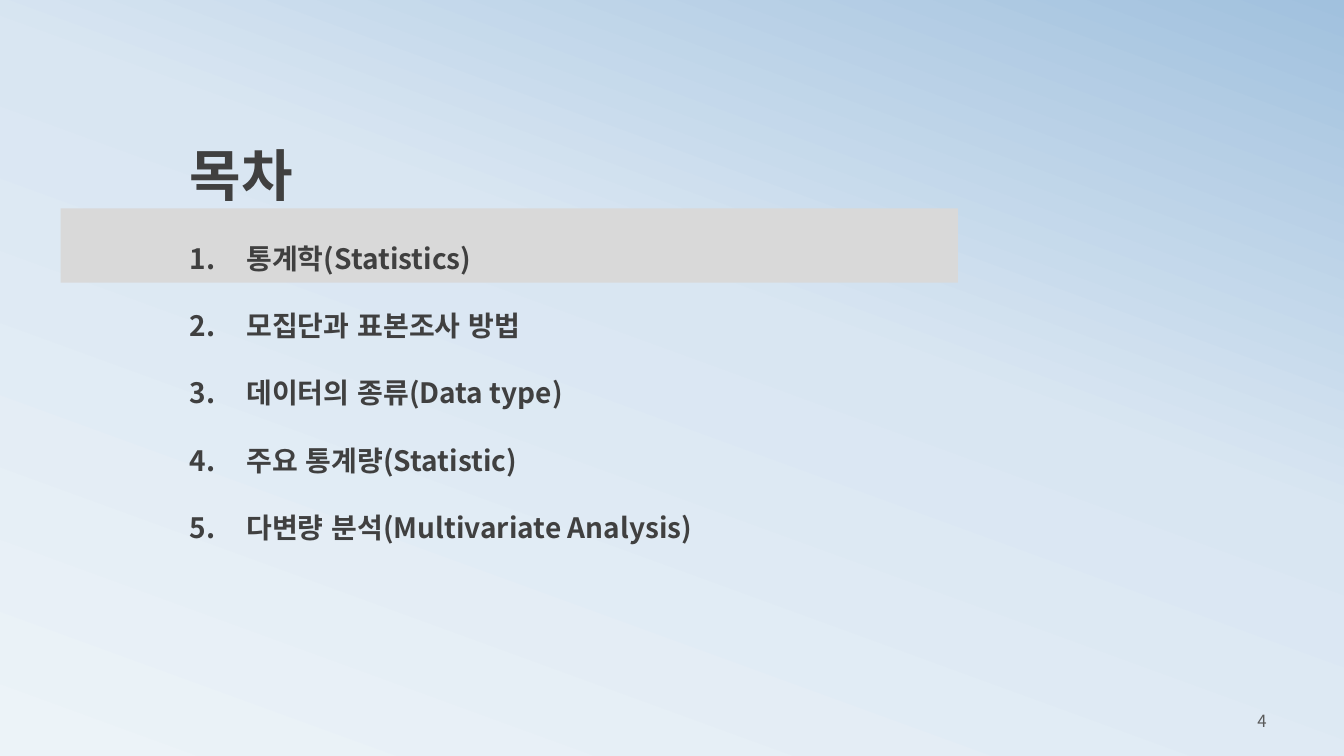
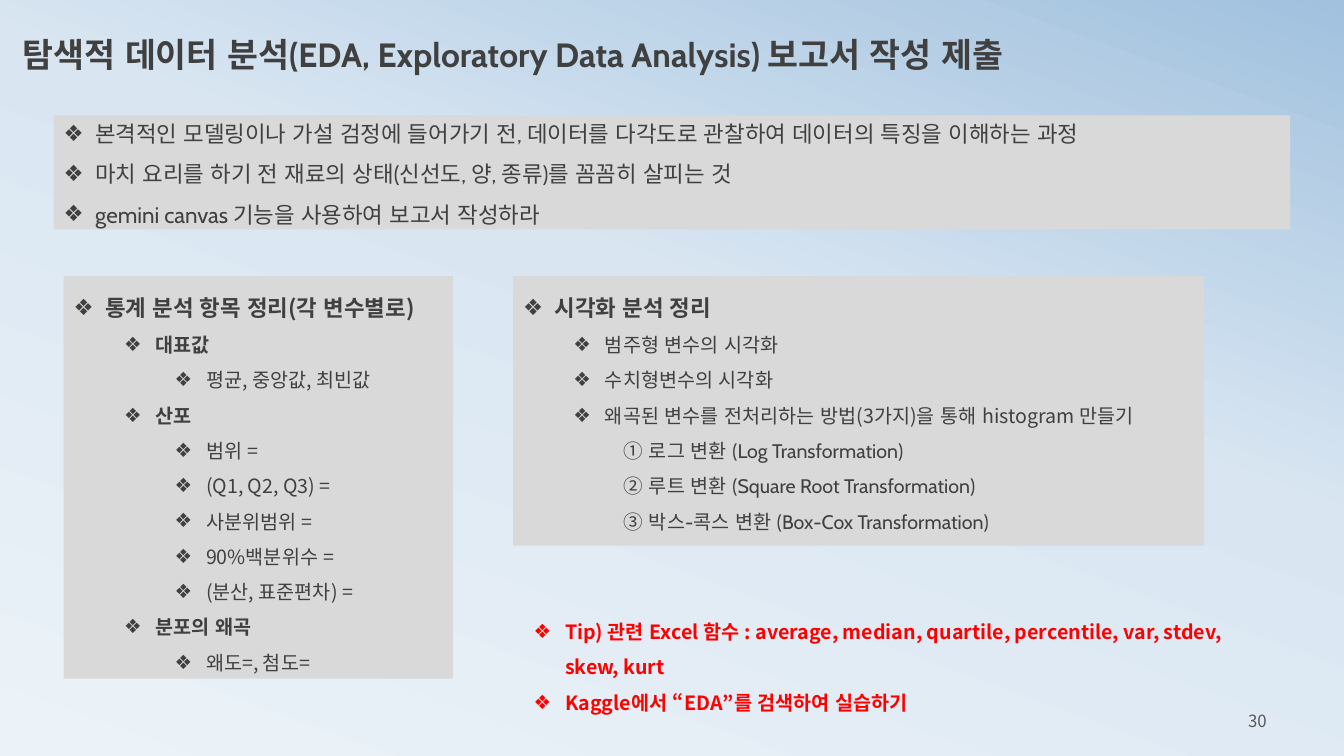
Before and after one commit to ancestor9/mathematics-for-machine-learning, a slide deck: slide 30 of 1_statistics for machine learning.pptx (slide 4 before the commit). Drawn at 1344x756 pixels with LibreOffice and Linux fonts; fonts in the diff are those of the drawing. Boxes give left, top, right and bottom in pixels: in the first picture for what was removed or moved away, otherwise in the second. Text is boxed around its words. In the diff, an @@ line names an element or a change of style, - is before the commit and + after.

```diff
--- a/1_statistics for machine learning.pptx
+++ b/1_statistics for machine learning.pptx
@@ text added at <box>23,39,1003,75</box>, 24 pt, text #404040, bold @@
+탐색적 데이터 분석(EDA, Exploratory Data Analysis) 보고서 작성 제출
@@ rectangle added at <box>53,115,1290,229</box>, fill #D9D9D9, 16 pt, text #404040 @@
+❖ 본격적인 모델링이나 가설 검정에 들어가기 전, 데이터를 다각도로 관찰하여 데이터의 특징을 이해하는 과정
+❖ 마치 요리를 하기 전 재료의 상태(신선도, 양, 종류)를 꼼꼼히 살피는 것
+❖ gemini canvas 기능을 사용하여 보고서 작성하라
@@ text removed at <box>190,149,692,545</box> @@
-목차
-1. 통계학(Statistics)
-2. 모집단과 표본조사 방법
-3. 데이터의 종류(Data type)
-4. 주요 통계량(Statistic)
-5. 다변량 분석(Multivariate Analysis)
@@ rectangle removed at <box>60,209,958,283</box> @@
@@ rectangle added at <box>64,276,453,679</box>, fill #D9D9D9, 14 pt, text #404040 @@
+❖ 통계 분석 항목 정리(각 변수별로)
+  ❖ 대표값
+    ❖ 평균, 중앙값, 최빈값
+  ❖ 산포
+    ❖ 범위 =
+    ❖ (Q1, Q2, Q3) =
+    ❖ 사분위범위 =
+    ❖ 90%백분위수 =
+    ❖ (분산, 표준편차) =
+  ❖ 분포의 왜곡
+    ❖ 왜도=, 첨도=
@@ rectangle added at <box>513,276,1204,545</box>, fill #D9D9D9, 14 pt, text #404040 @@
+❖ 시각화 분석 정리
+  ❖ 범주형 변수의 시각화
+  ❖ 수치형변수의 시각화
+  ❖ 왜곡된 변수를 전처리하는 방법(3가지)을 통해 histogram 만들기
+    ① 로그 변환 (Log Transformation)
+    ② 루트 변환 (Square Root Transformation)
+    ③ 박스-콕스 변환 (Box-Cox Transformation)
@@ text added at <box>565,622,1222,715</box>, 14 pt, text #FF0000, bold @@
+  ❖ Tip) 관련 Excel 함수 : average, median, quartile, percentile, var, stdev, skew, kurt
+  ❖ Kaggle에서 “EDA”를 검색하여 실습하기
@@ page number at <box>1248,714,1267,727</box>: text changed @@
-4
+30
```
Also in this commit, not shown: 4 other slides changed, 4 slides added, 11 slides removed.
